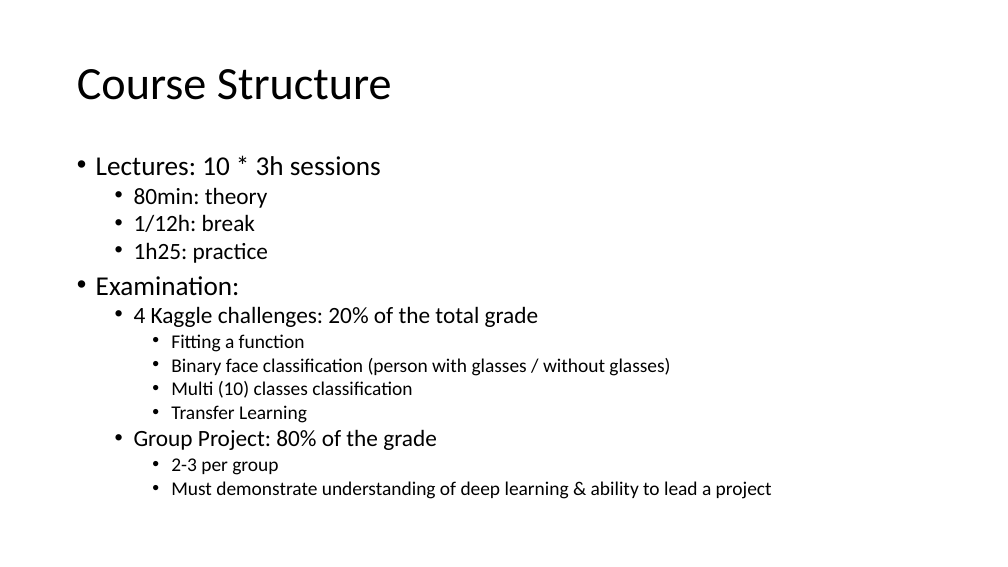
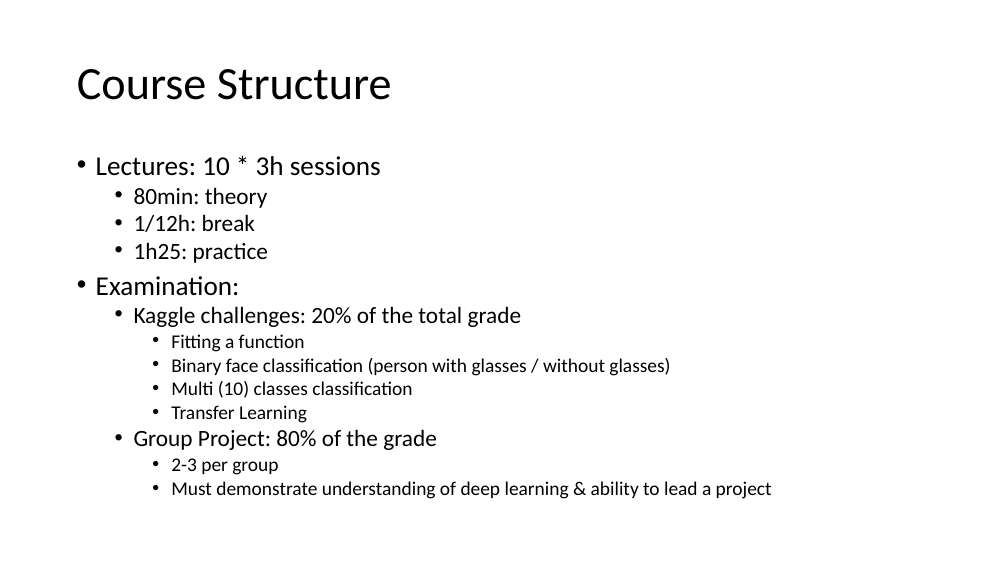
Before and after one commit to MICS-Lab/DeepLearningCourse, a slide deck: slide 2 of Cours1.pptx. Drawn at 1008x567 pixels with LibreOffice and Linux fonts; fonts in the diff are those of the drawing. Boxes give left, top, right and bottom in pixels: in the first picture for what was removed or moved away, otherwise in the second. Text is boxed around its words. In the diff, an @@ line names an element or a change of style, - is before the commit and + after.

```diff
--- a/Cours1.pptx
+++ b/Cours1.pptx
@@ text at box(134, 306, 522, 327): text changed @@
-  • 4 Kaggle challenges: 20% of the total grade
+  • Kaggle challenges: 20% of the total grade
```
Also in this commit, not shown: 7 slides added.
